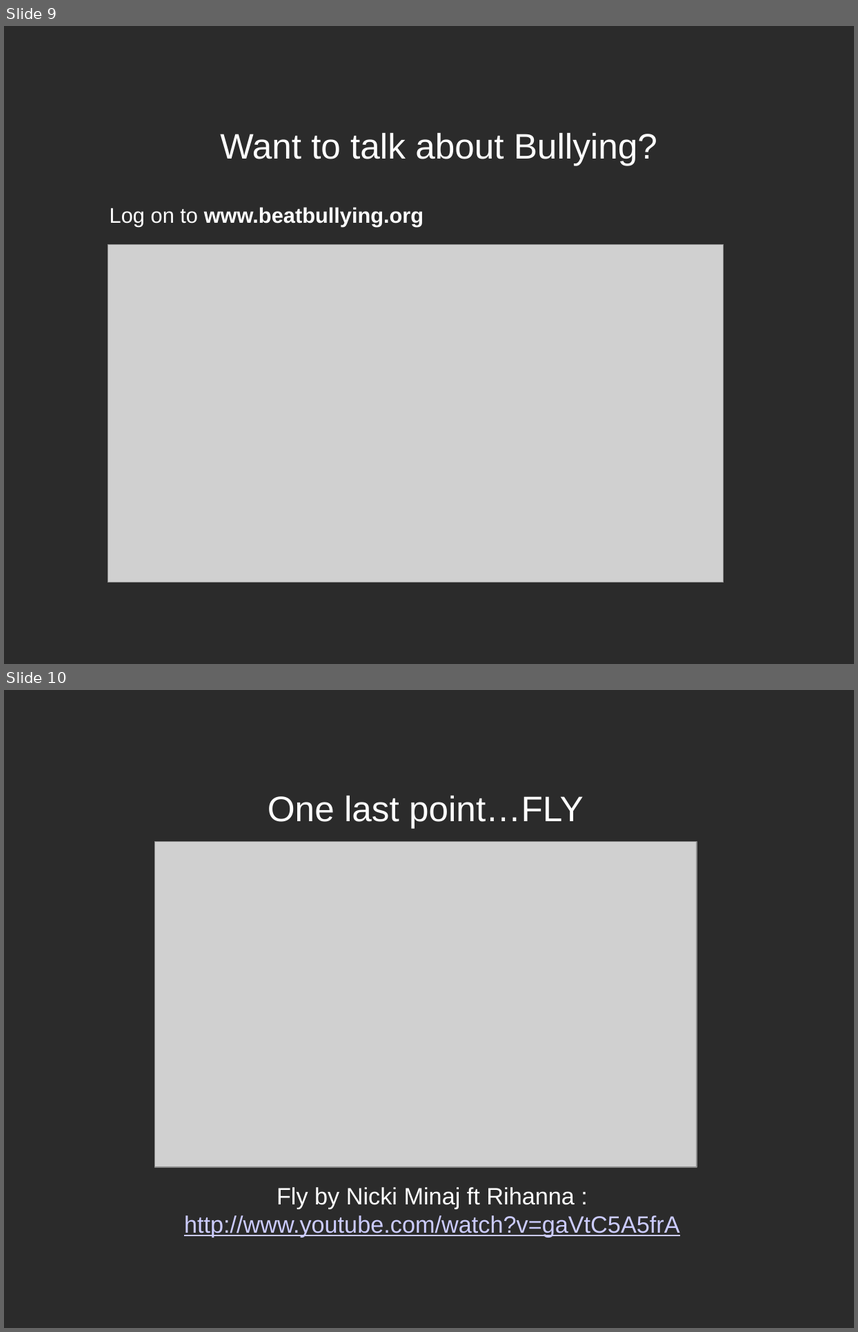
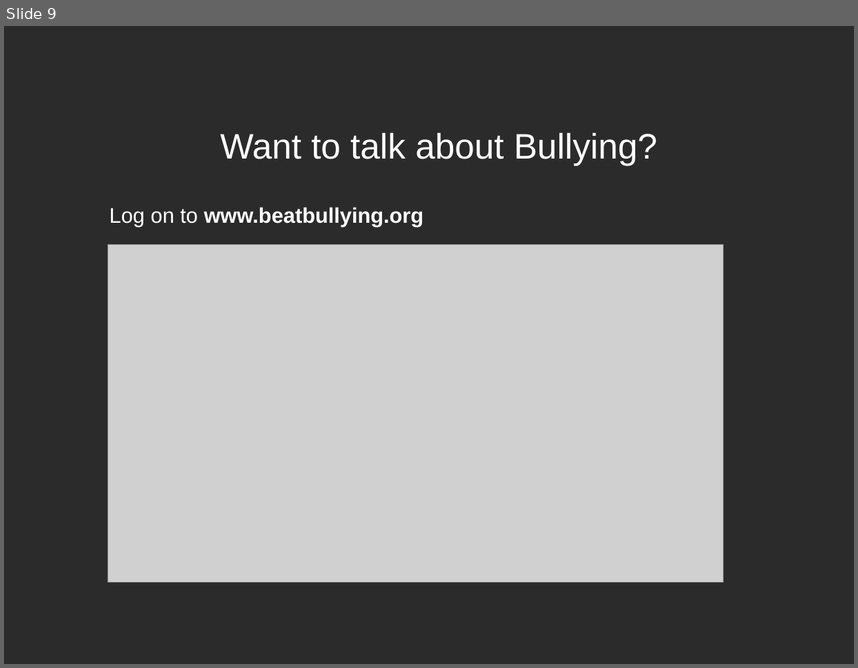
Before and after one commit to thebbgroup/abw, a slide deck: app/static/resources/me-you-us-assembly-plan.pptx. Shown one above the other, each under a label of ours: slides 9 and 10 before the commit, slide 9 after it. The pictures are 858x1332 and 858x668 pixels, drawn with LibreOffice and Linux fonts; fonts in the diff are those of the drawing; grey boxes stand for pictures; background and template pictures are left out; a plain dark background stands for a picture behind light text. Boxes give left, top, right and bottom in pixels: in the first picture for what was removed or moved away, otherwise in the second. Text is boxed around its words. In the diff, an @@ line names an element or a change of style, - is before the commit and + after.

```diff
--- a/app/static/resources/me-you-us-assembly-plan.pptx
+++ b/app/static/resources/me-you-us-assembly-plan.pptx
@@ slide 10 removed at (4,690,854,1328), background picture (left out) @@
@@ title removed at (268,796,584,828) @@
-One last point…FLY
@@ picture removed at (154,841,697,1167) @@
@@ text removed at (184,1187,680,1236) @@
-Fly by Nicki Minaj ft Rihanna :
-http://www.youtube.com/watch?v=gaVtC5A5frA
```
Also in this commit, not shown: 1 other file.
